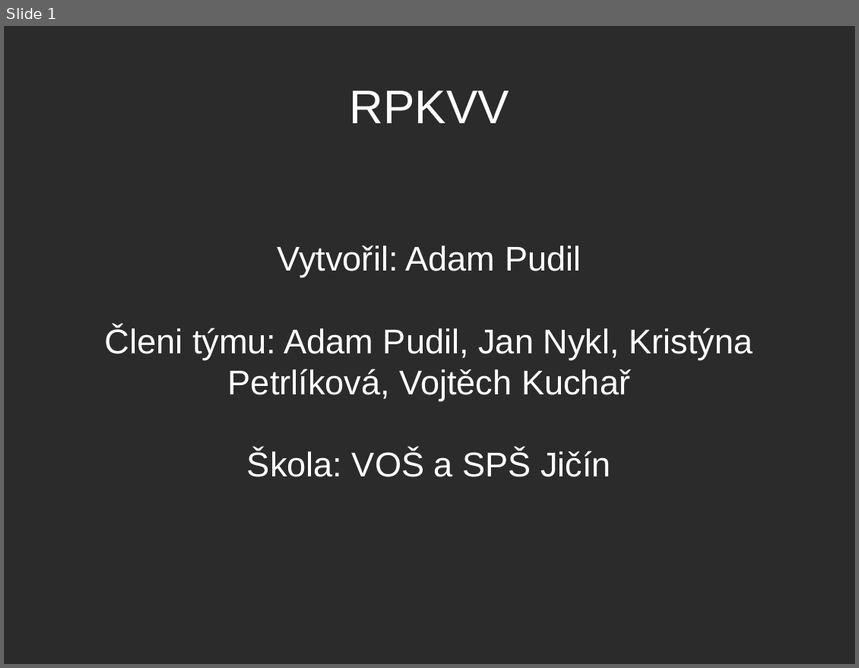
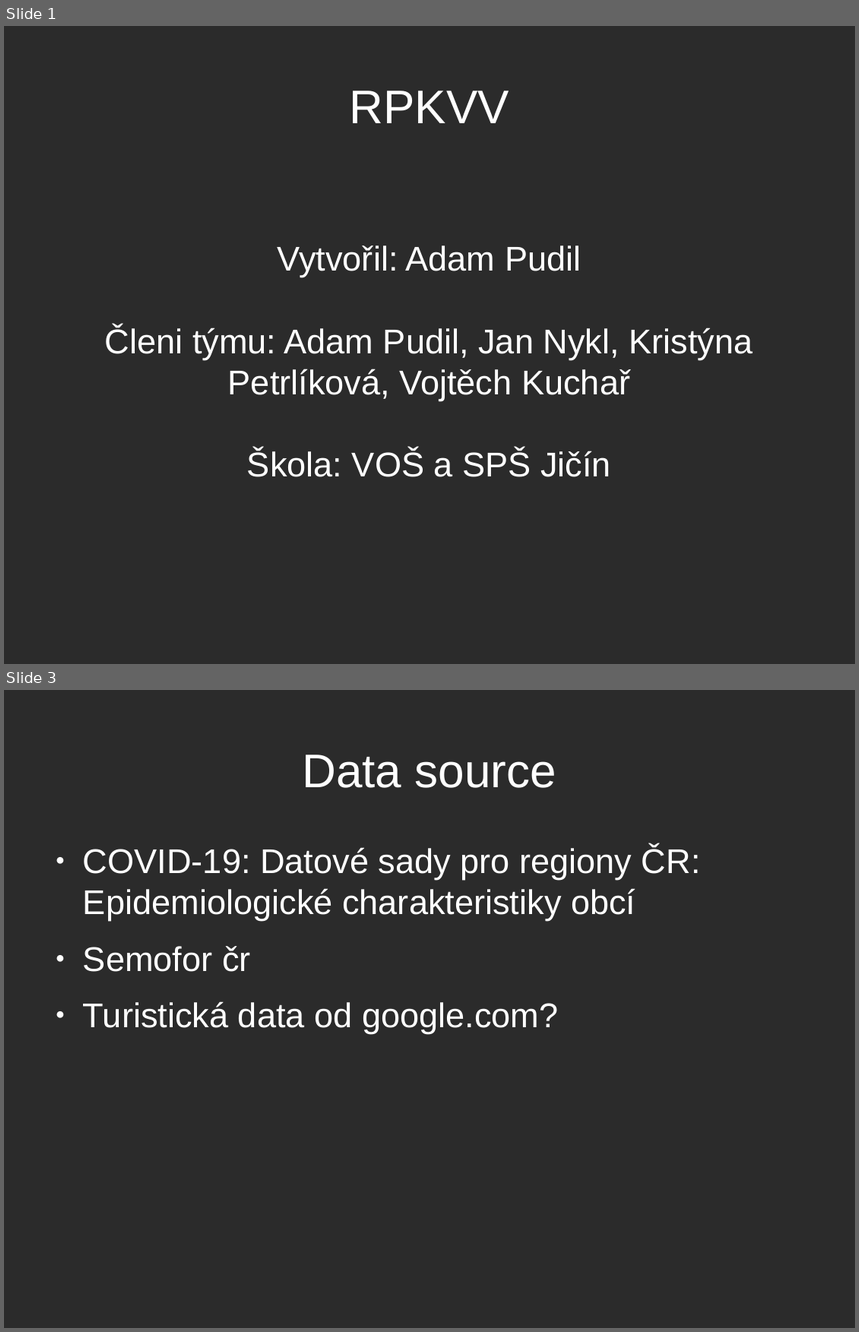
Before and after one commit to body0/Hradec_2020, a slide deck: prezentace/dumat.odp. Shown one above the other, each under a label of ours: slide 1 before the commit, slides 1 and 3 after it; the slides between them are not shown. The pictures are 859x668 and 859x1332 pixels, drawn with LibreOffice and Linux fonts; fonts in the diff are those of the drawing; background and template pictures are left out; a plain dark background stands for a picture behind light text. Boxes give left, top, right and bottom in pixels: in the first picture for what was removed or moved away, otherwise in the second. Text is boxed around its words. In the diff, an @@ line names an element or a change of style, - is before the commit and + after.

```diff
--- a/prezentace/dumat.odp
+++ b/prezentace/dumat.odp
@@ slide 3 added at [4, 690, 855, 1328], background picture (left out) @@
@@ title added at [302, 755, 557, 788], 44 pt, text #FFFFFF @@
+Data source
@@ text added at [83, 847, 701, 1034], 32 pt, text #FFFFFF @@
+● COVID-19: Datové sady pro regiony ČR: Epidemiologické charakteristiky obcí
+● Semofor čr
+● Turistická data od google.com?
```
Also in this commit, not shown: 1 slide changed, 1 other slide added, 2 slides removed, 15 other files.
